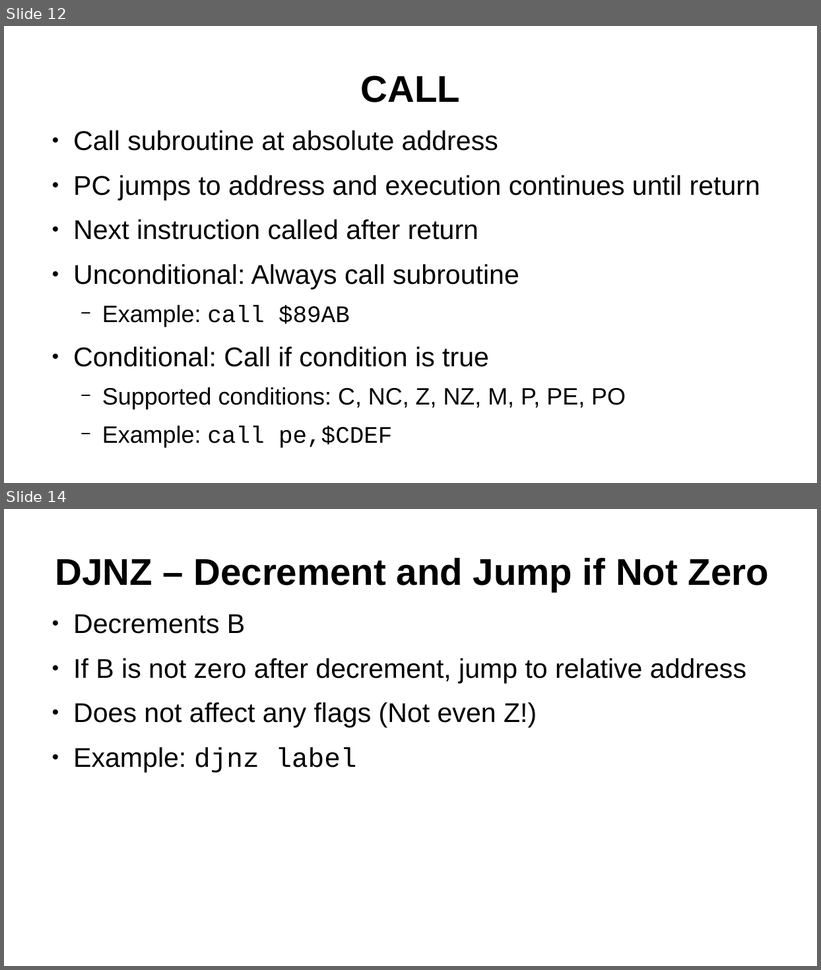
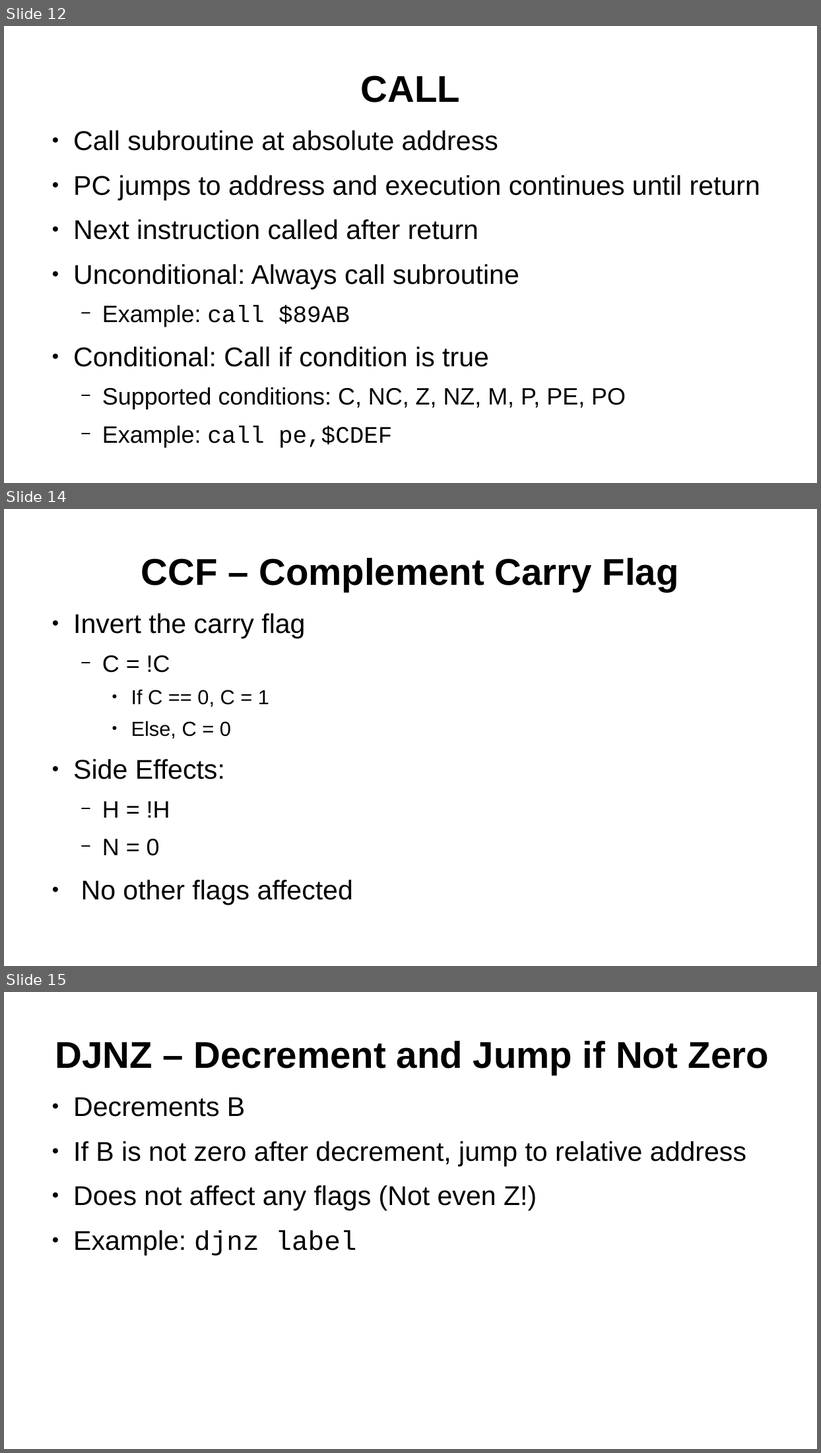
Before and after one commit to SlithyMatt/zxs-assembly-tutorial, a slide deck: Lesson4/Lesson4.odp. Shown one above the other, each under a label of ours: slides 12 and 14 before the commit, slides 12, 14 and 15 after it; the slides between them are not shown. The pictures are 821x970 and 821x1453 pixels, drawn with LibreOffice and Linux fonts; fonts in the diff are those of the drawing. Boxes give left, top, right and bottom in pixels: in the first picture for what was removed or moved away, otherwise in the second. Text is boxed around its words. In the diff, an @@ line names an element or a change of style, - is before the commit and + after.

```diff
--- a/Lesson4/Lesson4.odp
+++ b/Lesson4/Lesson4.odp
@@ slide 14 added at [4,509,817,966], background #FFFFFF @@
@@ title added at [141,558,679,591], 44 pt, text #000000, bold @@
+CCF – Complement Carry Flag
@@ text added at [73,613,353,905], 32 pt, text #000000 @@
+● Invert the carry flag
+  − C = !C
+    ● If C == 0, C = 1
+    ● Else, C = 0
+● Side Effects:
+  − H = !H
+  − N = 0
+● No other flags affected
@@ what was slide 14 is now slide 15 @@
```
Also in this commit, not shown: 1 slide changed.
